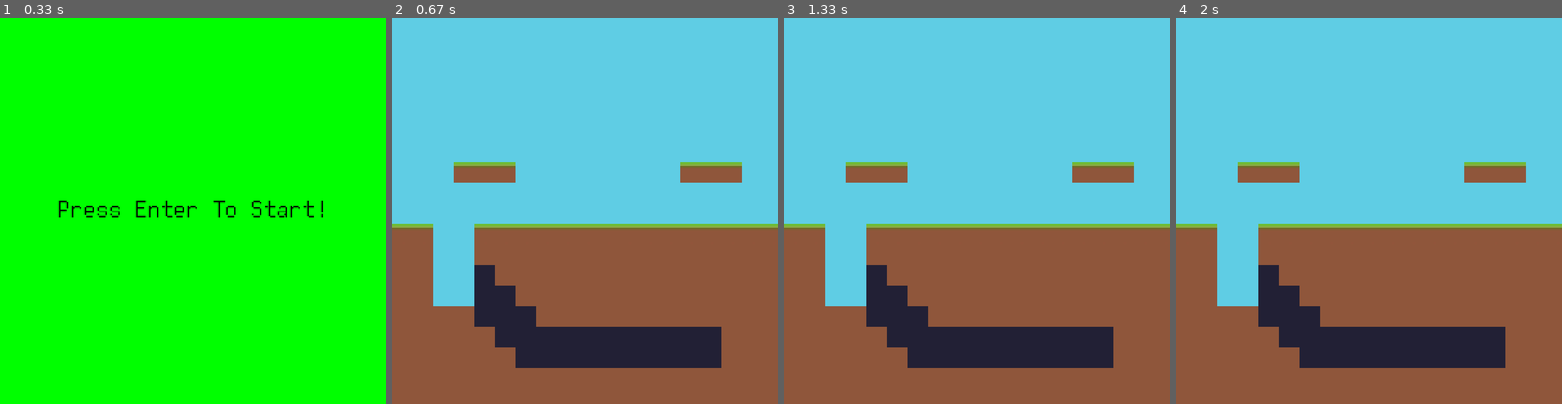
Above: before the commit, frames 1-4 (left to right).
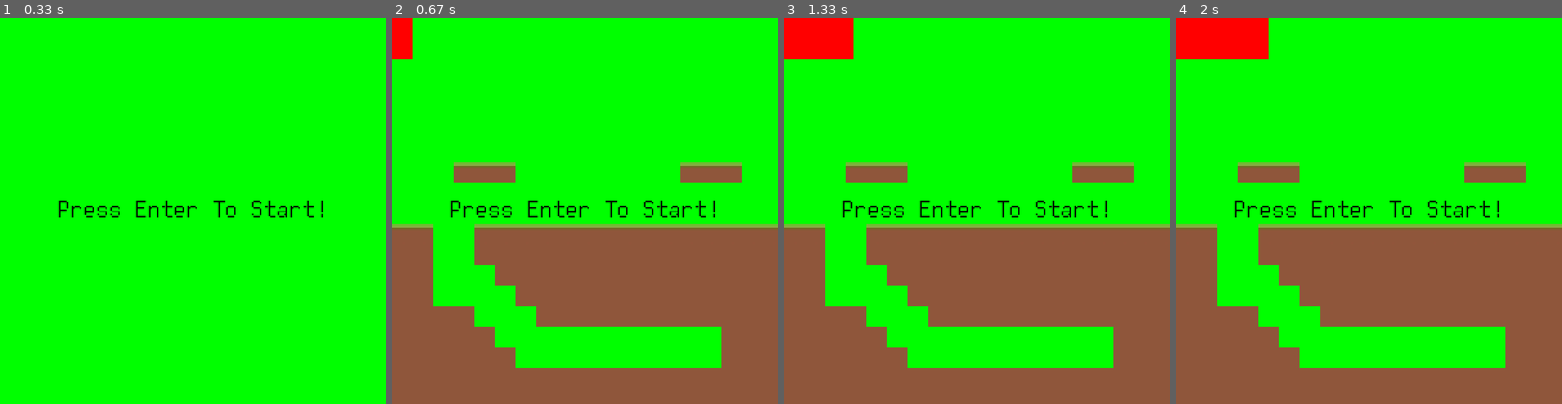
Above: after the commit, the same moments.

Repository: Sweetkubuni/pygame_jam
Game: pygame game, started from hub.py
Two runs of this game, one before a commit and one after it. Both use one fixed random seed, a clock stepped at 60 frames per second and the inputs below.
Inputs:
- Up to frame 1 (0.33 s): no input
- Up to frame 2 (0.67 s): tap Enter at 0.33 s
- Up to frame 3 (1.33 s): hold Z 0.67-1.13 s; hold Right 0.67-1.13 s; hold Right from 1.17 s (still down)
- Up to frame 4 (2 s): release Right at 1.63 s; hold Up 1.67-1.97 s

Frame 1 is identical in both runs. In frame 2, 62% of the frame differs, in the area x 0-100%, y 0-91%; in frame 3, 62%; in frame 4, 62%.

Commit message:
added a level system and implemented the player into the code.

Diff:
--- a/config/config.py
+++ b/config/config.py
@@ -1,3 +1,4 @@
+from hub import loadImage
 import json, csv, os
 
 with open(os.path.join("config", "options.json"), "r", encoding="utf-8") as options_json_file:
@@ -20,3 +21,10 @@
 
         # Make all the lists with RGB values into tuples.
         colours[colour] = tuple(colours[colour])
+
+# with open(os.path.join("config", "tile_keys.json"), "r") as tile_key_json_file:
+#     tile_keys = json.load(tile_key_json_file)
+
+#     print(tile_keys)
+#     tile_keys = {int(key):loadImage(os.path.join("assets", "images", "tiles", value)) for (key,value) in tile_keys.items()}
+#     print(tile_keys)
--- /dev/null
+++ b/config/tile_keys.json
@@ -0,0 +1,7 @@
+{
+    "0": "dirt.jpg",
+    "1": "grass.jpg",
+    "2": "block.jpg",
+    "3": "brick.jpg",
+    "4": "mushroom.jpg"
+}
--- a/game.py
+++ b/game.py
@@ -1,6 +1,8 @@
 import pygame, time, os
 from config.config import options, colours
 from states.mainmenu import Main_menu
+from sprites.player import Player
+from levels.level import Level
 
 class Game:
     """The game object, used to control the game."""
@@ -18,6 +20,8 @@
         self.actions = pygame.key.get_pressed()
         self.delta_time, self.previous_time = 0, 0
         self.state_stack = []
+        self.player = Player(self, 0, 0)
+
 
     def new(self):
         """Starting a new game"""
--- a/hub.py
+++ b/hub.py
@@ -1,11 +1,23 @@
-import pygame
+import pygame, os
+
 
 def loadImage(image_path, size = None):
+    print(image_path)
     if size != None:
         return pygame.transform.scale(pygame.image.load(image_path).convert(), size)
-    return pygame.image.load(image_path).convert()
+    return pygame.image.load(image_path)
 
+assets = os.path.join("assets", "images", "tiles")
+
+tile_keys = {
+    0: loadImage(os.path.join(assets, "dirt.jpg")),
+    1: loadImage(os.path.join(assets, "grass.jpg")),
+    2: loadImage(os.path.join(assets, "block.png")),
+    3: loadImage(os.path.join(assets, "brick.png")),
+    4: loadImage(os.path.join(assets, "mushroom.png"))
+}
 if __name__ == "__main__":
+
     from game import Game
     game = Game()
     while game.running:
--- /dev/null
+++ b/levels/level.py
@@ -0,0 +1,18 @@
+import pygame, os
+from hub import loadImage
+from tilemaps.tilemap import Tile_map
+
+
+class Level:
+    def __init__(self, state, tilemap, start_x, start_y) -> None:
+        self.state = state
+        self.tilemap = Tile_map(tilemap)
+        self.tiles = self.tilemap.load_tiles()
+        self.start_pos = self.start_pos_x, self.start_y = start_x, start_y
+
+    def update(self):
+        self.state.game.player.update()
+
+    def render(self):
+        self.state.game.player.draw()
+        self.tiles.draw(self.state.game.game_canvas)
--- a/sprites/player.py
+++ b/sprites/player.py
@@ -1,30 +1,30 @@
 import pygame
 
 class Player(pygame.sprite.Sprite):
-    def __init__(self, x, y):
+    def __init__(self, game, x , y):
         super().__init__()
         pygame.sprite.Sprite.__init__(self)
+        self.game = game
         self.image = pygame.Surface((16,32))
         self.image.fill((255,0,0))
         self.rect = self.image.get_rect()
         self.rect.x, self.rect.y = x, y
         self.x, self.y = float(x), float(y) # xL: For more presice movement, we use floats instead of rect's int
         self.speed_x, self.speed_y = 0, 0 # xL: more floats
-    def update(self, game_actions, tiles):
-
+    def update(self):
         # xL: Player movement controls
         self.speed_x, self.speed_y = 0, 0
 
-        if game_actions[pygame.K_RIGHT]:
+        if self.game.actions[pygame.K_RIGHT]:
             self.speed_x += 1
-        if game_actions[pygame.K_LEFT]:
+        if self.game.actions[pygame.K_LEFT]:
             self.speed_x += -1
-        if game_actions[pygame.K_UP]:
+        if self.game.actions[pygame.K_UP]:
             self.speed_y += -1
-        if game_actions[pygame.K_DOWN]:
+        if self.game.actions[pygame.K_DOWN]:
             self.speed_y += 1
         # xL: Player's jump botton
-        if game_actions[pygame.K_z]:
+        if self.game.actions[pygame.K_z]:
             pass
 
         # xL: Applies the speed to the position
@@ -33,7 +33,7 @@
 
         # xL: Check collisions horizontally and then vertically
         self.rect.x = int(self.x)
-        hit_list = pygame.sprite.spritecollide(self, tiles, False)
+        hit_list = pygame.sprite.spritecollide(self, self.game.state_stack[-1].current_level.tiles, False)
 
         for tile in hit_list:
             if self.speed_x > 0:
@@ -45,7 +45,7 @@
             self.x = self.rect.x
 
         self.rect.y = int(self.y)
-        hit_list = pygame.sprite.spritecollide(self, tiles, False)
+        hit_list = pygame.sprite.spritecollide(self, self.game.state_stack[-1].current_level.tiles, False)
 
         for tile in hit_list:
             if self.speed_y > 0:
@@ -55,3 +55,6 @@
                 self.rect.top = tile.rect.bottom
                 self.speed_y = 0
             self.y = self.rect.y
+
+    def draw(self):
+        self.game.game_canvas.blit(self.image, self.rect)
--- a/states/gameworld.py
+++ b/states/gameworld.py
@@ -3,30 +3,28 @@
 from hub import loadImage
 from tilemaps.tilemap import Tile_map
 from states.state import State
+from levels.level import Level
 
 class Game_world(State):
     """The game world"""
     def __init__(self, game):
         """Initialize the game world class."""
         super().__init__(game)
-        self.tile_map = Tile_map(
-            os.path.join(self.game.tilemap_directory, "game-world.csv"),
-            {
-                0: loadImage(os.path.join(self.game.tile_directory, "dirt.jpg")),
-                1: loadImage(os.path.join(self.game.tile_directory, "grass.jpg")),
-                2: loadImage(os.path.join(self.game.tile_directory, "sky.jpg")),
-                3: loadImage(os.path.join(self.game.tile_directory, "cave.jpg"))
-            }
-        )
-        self.tiles = self.tile_map.load_tiles()
+        self.levels = {
+            1: Level(self,
+                os.path.join(self.game.tilemap_directory, "level-1.csv"),
+                0, 0
+            )
+        }
+        self.change_level(self.levels[1])
 
+    def change_level(self, new_level):
+        self.current_level = new_level
 
     def update(self):
         """Update the menu state."""
-        if self.game.actions[pygame.K_RETURN]:
-            game_world = Game_world(self.game)
-            game_world.enter_state()
+        self.current_level.update()
 
     def render(self):
         """Render the menu state."""
-        self.tiles.draw(self.game.game_canvas)
+        self.current_level.render()
--- a/tilemaps/game-world.csv
+++ /dev/null
@@ -1,20 +0,0 @@
-2,2,2,2,2,2,2,2,2,2,2,2,2,2,2,2,2,2,2,2
-2,2,2,2,2,2,2,2,2,2,2,2,2,2,2,2,2,2,2,2
-2,2,2,2,2,2,2,2,2,2,2,2,2,2,2,2,2,2,2,2
-2,2,2,2,2,2,2,2,2,2,2,2,2,2,2,2,2,2,2,2
-2,2,2,2,2,2,2,2,2,2,2,2,2,2,2,2,2,2,2,2
-2,2,2,2,2,2,2,2,2,2,2,2,2,2,2,2,2,2,2,2
-2,2,2,2,2,2,2,2,2,2,2,2,2,2,2,2,2,2,2,2
-2,2,2,1,1,1,2,2,2,2,2,2,2,2,1,1,1,2,2,2
-2,2,2,2,2,2,2,2,2,2,2,2,2,2,2,2,2,2,2,2
-2,2,2,2,2,2,2,2,2,2,2,2,2,2,2,2,2,2,2,2
-1,1,2,2,1,1,1,1,1,1,1,1,1,1,1,1,1,1,1,1
-0,0,2,2,0,0,0,0,0,0,0,0,0,0,0,0,0,0,0,0
-0,0,2,2,3,0,0,0,0,0,0,0,0,0,0,0,0,0,0,0
-0,0,2,2,3,3,0,0,0,0,0,0,0,0,0,0,0,0,0,0
-0,0,0,0,3,3,3,0,0,0,0,0,0,0,0,0,0,0,0,0
-0,0,0,0,0,3,3,3,3,3,3,3,3,3,3,3,0,0,0,0
-0,0,0,0,0,0,3,3,3,3,3,3,3,3,3,3,0,0,0,0
-0,0,0,0,0,0,0,0,0,0,0,0,0,0,0,0,0,0,0,0
-0,0,0,0,0,0,0,0,0,0,0,0,0,0,0,0,0,0,0,0
-0,0,0,0,0,0,0,0,0,0,0,0,0,0,0,0,0,0,0,0
--- /dev/null
+++ b/tilemaps/level-1.csv
@@ -0,0 +1,20 @@
+-1,-1,-1,-1,-1,-1,-1,-1,-1,-1,-1,-1,-1,-1,-1,-1,-1,-1,-1,-1
+-1,-1,-1,-1,-1,-1,-1,-1,-1,-1,-1,-1,-1,-1,-1,-1,-1,-1,-1,-1
+-1,-1,-1,-1,-1,-1,-1,-1,-1,-1,-1,-1,-1,-1,-1,-1,-1,-1,-1,-1
+-1,-1,-1,-1,-1,-1,-1,-1,-1,-1,-1,-1,-1,-1,-1,-1,-1,-1,-1,-1
+-1,-1,-1,-1,-1,-1,-1,-1,-1,-1,-1,-1,-1,-1,-1,-1,-1,-1,-1,-1
+-1,-1,-1,-1,-1,-1,-1,-1,-1,-1,-1,-1,-1,-1,-1,-1,-1,-1,-1,-1
+-1,-1,-1,-1,-1,-1,-1,-1,-1,-1,-1,-1,-1,-1,-1,-1,-1,-1,-1,-1
+-1,-1,-1,1,1,1,-1,-1,-1,-1,-1,-1,-1,-1,1,1,1,-1,-1,-1
+-1,-1,-1,-1,-1,-1,-1,-1,-1,-1,-1,-1,-1,-1,-1,-1,-1,-1,-1,-1
+-1,-1,-1,-1,-1,-1,-1,-1,-1,-1,-1,-1,-1,-1,-1,-1,-1,-1,-1,-1
+1,1,-1,-1,1,1,1,1,1,1,1,1,1,1,1,1,1,1,1,1
+0,0,-1,-1,0,0,0,0,0,0,0,0,0,0,0,0,0,0,0,0
+0,0,-1,-1,-1,0,0,0,0,0,0,0,0,0,0,0,0,0,0,0
+0,0,-1,-1,-1,-1,0,0,0,0,0,0,0,0,0,0,0,0,0,0
+0,0,0,0,-1,-1,-1,0,0,0,0,0,0,0,0,0,0,0,0,0
+0,0,0,0,0,-1,-1,-1,-1,-1,-1,-1,-1,-1,-1,-1,0,0,0,0
+0,0,0,0,0,0,-1,-1,-1,-1,-1,-1,-1,-1,-1,-1,0,0,0,0
+0,0,0,0,0,0,0,0,0,0,0,0,0,0,0,0,0,0,0,0
+0,0,0,0,0,0,0,0,0,0,0,0,0,0,0,0,0,0,0,0
+0,0,0,0,0,0,0,0,0,0,0,0,0,0,0,0,0,0,0,0
--- a/tilemaps/tilemap.py
+++ b/tilemaps/tilemap.py
@@ -1,11 +1,10 @@
 import pygame, os, csv
 from sprites.tile import Tile
-
+from hub import tile_keys
 
 class Tile_map:
-    def __init__(self, csv_filepath, tile_image_paths: dict):
+    def __init__(self, csv_filepath):
         self.csv_filepath = csv_filepath
-        self.tile_image_paths: dict = tile_image_paths
         self.tile_size = 16
         self.start_x, self.start_y = 0, 0
 
@@ -23,9 +22,9 @@
         for row in tile_map_template:
             x = 0
             for tile in row:
-                for tile_key in self.tile_image_paths:
+                for tile_key in tile_keys:
                     if tile == tile_key:
-                        tiles.add(Tile(self.tile_image_paths[tile_key], x * self.tile_size, y * self.tile_size))
+                        tiles.add(Tile(tile_keys[tile_key], x * self.tile_size, y * self.tile_size))
                 x += 1
             y += 1
         self.width, self.height = x * self.tile_size, y * self.tile_size
